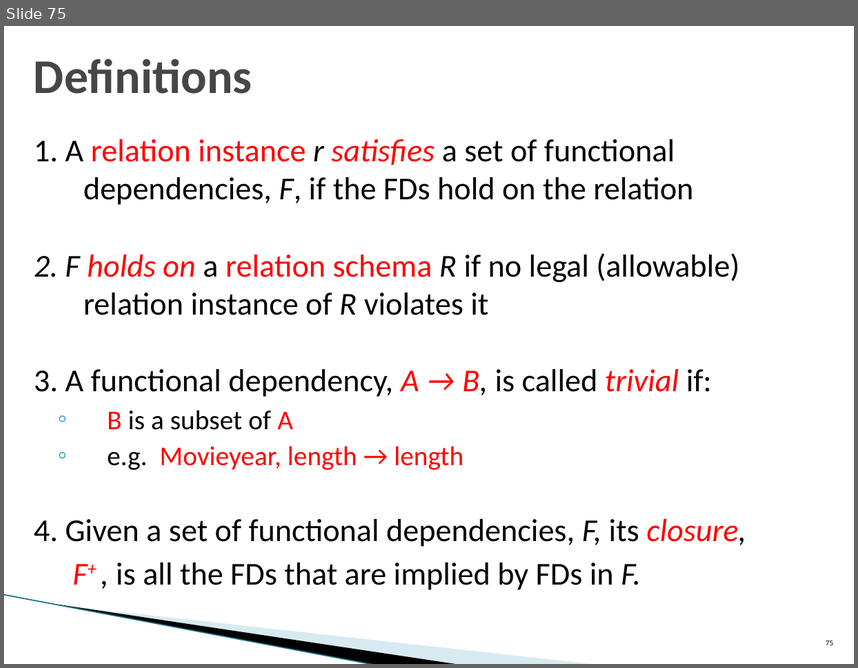
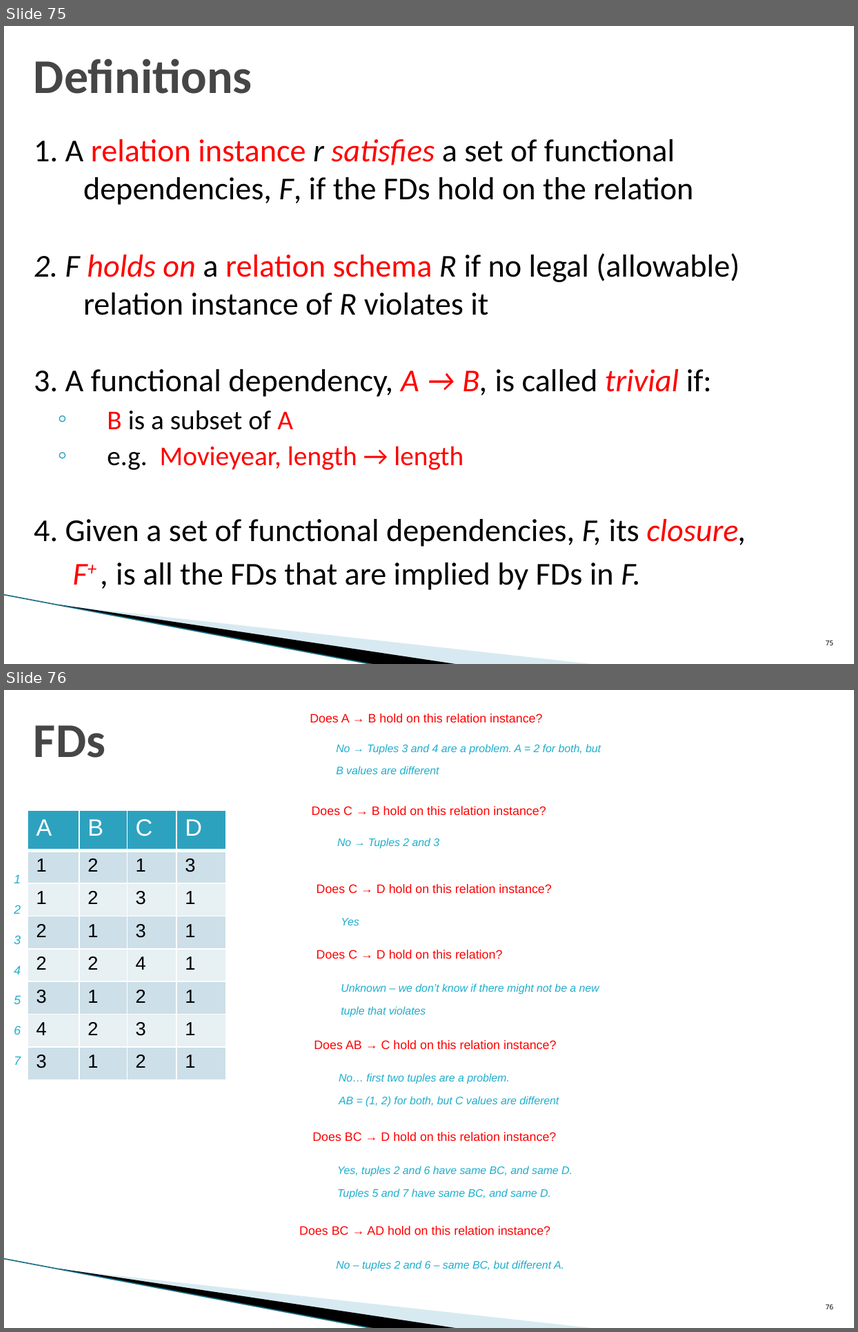
Before and after one commit to umddb/cmsc424-spring2024, a slide deck: Slides/03-E-R-Normalization.pptx. Shown one above the other, each under a label of ours: slide 75 before the commit, slides 75 and 76 after it. The pictures are 858x668 and 858x1332 pixels, drawn with LibreOffice and Linux fonts; fonts in the diff are those of the drawing; background and template pictures are left out. Boxes give left, top, right and bottom in pixels: in the first picture for what was removed or moved away, otherwise in the second. Text is boxed around its words. In the diff, an @@ line names an element or a change of style, - is before the commit and + after.

```diff
--- a/Slides/03-E-R-Normalization.pptx
+++ b/Slides/03-E-R-Normalization.pptx
@@ slide 76 added at box(4, 690, 854, 1328), background #FFFFFF; not listed: 3 template elements that a slide beside it also shows @@
@@ title added at box(34, 725, 105, 758), 41 pt, text #464646, bold @@
+FDs
@@ text added at box(310, 713, 542, 722), 18 pt, text #FF0000 @@
+Does A → B hold on this relation instance?
@@ text added at box(336, 744, 601, 774), 16 pt, text #1FAECD, italic @@
+No → Tuples 3 and 4 are a problem. A = 2 for both, but
+B values are different
@@ table added at box(27, 811, 226, 1080), 8 rows, 4 columns @@
+A | B | C | D
+1 | 2 | 1 | 3
+1 | 2 | 3 | 1
+2 | 1 | 3 | 1
+2 | 2 | 4 | 1
+3 | 1 | 2 | 1
+4 | 2 | 3 | 1
+3 | 1 | 2 | 1
@@ text added at box(312, 806, 546, 815), 18 pt, text #FF0000 @@
+Does C → B hold on this relation instance?
@@ text added at box(337, 838, 439, 849), 16 pt, text #1FAECD, italic @@
+No → Tuples 2 and 3
@@ text added at box(317, 884, 551, 893), 18 pt, text #FF0000 @@
+Does C → D hold on this relation instance?
@@ text added at box(14, 935, 21, 1065), 18 pt, text #1FAECD, italic @@
+1
+2
+3
+4
+5
+6
+7
@@ text added at box(341, 918, 359, 925), 16 pt, text #1FAECD, italic @@
+Yes
@@ text added at box(317, 949, 502, 958), 18 pt, text #FF0000 @@
+Does C → D hold on this relation?
@@ text added at box(341, 983, 599, 1017), 16 pt, text #1FAECD, italic @@
+Unknown – we don’t know if there might not be a new
+tuple that violates
@@ text added at box(314, 1040, 556, 1049), 18 pt, text #FF0000 @@
+Does AB → C hold on this relation instance?
@@ text added at box(339, 1073, 559, 1107), 16 pt, text #1FAECD, italic @@
+No… first two tuples are a problem.
+AB = (1, 2) for both, but C values are different
@@ text added at box(312, 1132, 556, 1141), 18 pt, text #FF0000 @@
+Does BC → D hold on this relation instance?
@@ text added at box(337, 1165, 573, 1199), 16 pt, text #1FAECD, italic @@
+Yes, tuples 2 and 6 have same BC, and same D.
+Tuples 5 and 7 have same BC, and same D.
@@ text added at box(299, 1225, 550, 1234), 18 pt, text #FF0000 @@
+Does BC → AD hold on this relation instance?
@@ text added at box(336, 1260, 564, 1271), 16 pt, text #1FAECD, italic @@
+No – tuples 2 and 6 – same BC, but different A.
@@ page number added at box(826, 1303, 834, 1309), 10 pt, text #000000 @@
+76
```
Also in this commit, not shown: 4 slides changed, 10 other slides added, 2 other files.
